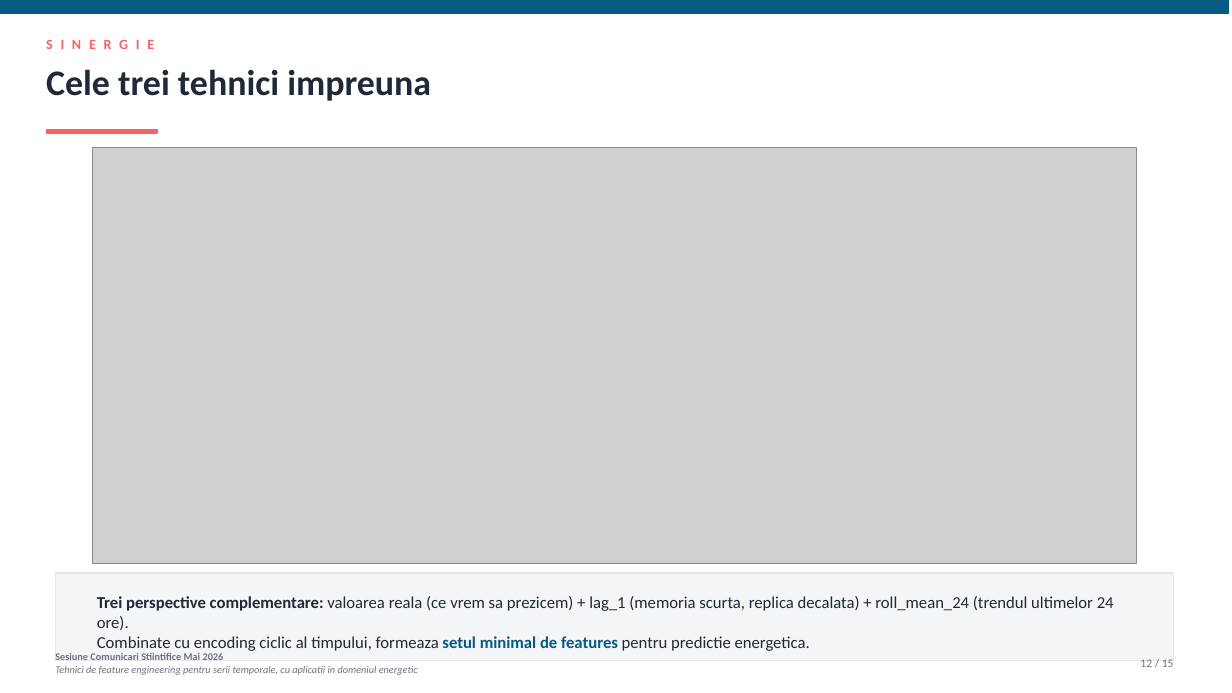
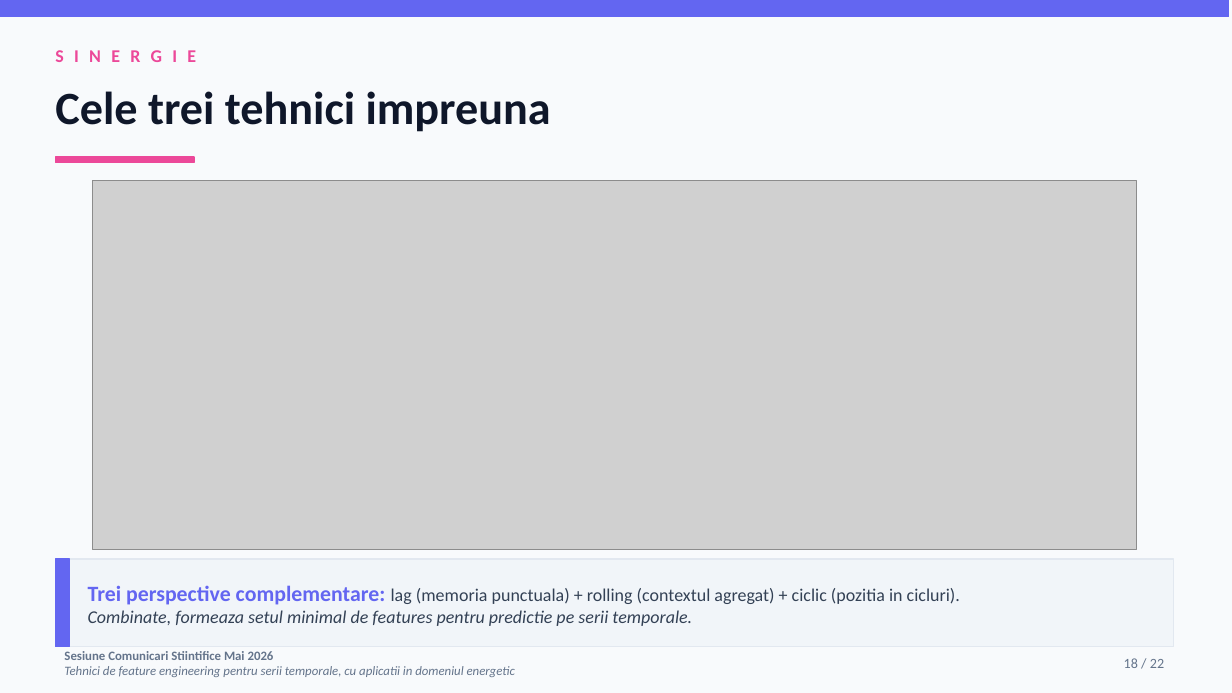
Before and after one commit to diana-nenu/Disertatie_AI_Platform, a slide deck: slide 18 of docs/SCSS/SCSS_FeatureEngineering_Diana_Nenu.pptx (slide 12 before the commit). Drawn at 1232x693 pixels with LibreOffice and Linux fonts; fonts in the diff are those of the drawing; grey boxes stand for pictures. Boxes give left, top, right and bottom in pixels: in the first picture for what was removed or moved away, otherwise in the second. Text is boxed around its words. In the diff, an @@ line names an element or a change of style, - is before the commit and + after.

Commit message:
SCSS pptx V2: rebuild complet - tema Modern Indigo, 22 slide-uri, animatii click
Refactorizare totala a prezentarii conform feedback-ului:

Structura noua (22 slide-uri vs 15):
* slide 1: titlu modern cu forme decorative
* slide 2: context lucrare cu 3 cifre evidentiate
* slide 3-5: cate un slide dedicat fiecarui set de date, cu 3 carduri
  per slide (Ce contine / La ce ne ajuta / Cum contribuie la scopul final)
  - explica concret semantica fiecarui set
* slide 6: diagrama lant Cerere -> Pret -> Oferta (de ce 3 seturi)
* slide 7: Problema 1 - datele brute (timestamp, valoare) sunt inutilizabile
* slide 8: Problema 2 - 4 pattern-uri ascunse (sezonalitate orara, ciclu
  saptamanal, autoregresivitate, trend/volatilitate)
* slide 9: Problema 3 - capcanele subtile (discontinuitati, data leakage)
* slide 10: cele 3 tehnici - overview
* slide 11-13: Tehnica 1 (Encoding ciclic) - 3 slide-uri (problema, sin/cos
  basics, solutia cerc orelor)
* slide 14-15: Tehnica 2 (Lag features) - autoregresivitate teorie + aplicare
* slide 16-17: Tehnica 3 (Rolling) - introducere + capcana shift(1)
* slide 18: cele 3 tehnici impreuna - sinergie
* slide 19: validare empirica - tabel 7 modele
* slide 20-21: concluzii pe 2 slide-uri
* slide 22: multumesc + 3 idei de retinut

Schimbari de design (cf. feedback):
* Tema noua 'Modern Indigo & Pink' (indigo 950/700/500/300 + pink 500 +
  amber accent) - inlocuieste vechea paleta Ocean Gradient
* Fonturi cu 25-30% mai mari peste tot (titluri 36pt, body 14-17pt vs 11-13)
* Hyperlinks/butoane 'Demonstreaza live' SCOASE complet (cf. cerere)
* Animatii fade-in pe click pentru blocurile principale - apar pe rand
  cand utilizatorul apasa Enter in modul Slideshow (max 8 per slide)
* Tranzitii FADE pastrate intre slide-uri
* GIF-urile animate (cerc ore, AR phi, shift1) pastrate

Toate cele 22 slide-uri rulate cu nbclient OK.

```diff
--- a/docs/SCSS/SCSS_FeatureEngineering_Diana_Nenu.pptx
+++ b/docs/SCSS/SCSS_FeatureEngineering_Diana_Nenu.pptx
@@ background #FFFFFF to #F8FAFC @@
@@ rectangle at [0,0,1229,17]: fill #065A82 to #6366F1; outline #065A82 1 pt to #6366F1 1 pt @@
@@ text "SINERGIE": place and size @@
-text "SINERGIE" at [46,28,1183,60]
+text "SINERGIE" at [55,37,1174,74]
@@ text "SINERGIE" at [55,37,1174,74]: size 11 to 14 pt, text colour #F96167 to #EC4899, letter spacing 6 to 8 pt @@
@@ text "Cele trei tehnici impreuna": place and size @@
-text "Cele trei tehnici impreuna" at [46,69,431,101]
+text "Cele trei tehnici impreuna" at [55,91,551,132]
@@ text "Cele trei tehnici impreuna" at [55,91,551,132]: size 28 to 36 pt, text colour #1F2937 to #0F172A @@
@@ rectangle: place and size @@
-rectangle at [46,129,157,133]
+rectangle at [55,157,194,163]
@@ rectangle at [55,157,194,163]: fill #F96167 to #EC4899; outline #F96167 1 pt to #EC4899 1 pt @@
@@ picture: place and size @@
-picture at [92,148,1137,564]
+picture at [92,180,1137,550]
@@ rectangle: place and size @@
-rectangle at [55,573,1174,661]
+rectangle at [55,559,1174,647]
@@ rectangle at [55,559,1174,647]: fill #F4F5F7 to #F1F5F9; outline #E5E7EB 1 pt to #E2E8F0 1 pt @@
@@ rectangle added at [55,559,69,647], fill #6366F1, outline #6366F1 1 pt @@
@@ text at [88,585,960,626]: text changed; size 13 to 14 pt; text colour #1F2937 to #334155 @@
-Trei perspective complementare: valoarea reala (ce vrem sa prezicem) + lag_1 (memoria scurta, replica decalata) + roll_mean_24 (trendul ultimelor 24 ore).
-Combinate cu encoding ciclic al timpului, formeaza setul minimal de features pentru predictie energetica.
+Trei perspective complementare: lag (memoria punctuala) + rolling (contextul agregat) + ciclic (pozitia in cicluri).
+Combinate, formeaza setul minimal de features pentru predictie pe serii temporale.
@@ text "Sesiune Comunicari Stiintifice Mai 2026": place and size @@
-text "Sesiune Comunicari Stiintifice Mai 2026" at [55,653,418,675]
+text "Sesiune Comunicari Stiintifice Mai 2026" at [64,651,515,677]
@@ text "Sesiune Comunicari Stiintifice Mai 2026" at [64,651,515,677]: size 8 to 10 pt, text colour #6B7280 to #64748B @@
@@ text added at [1124,658,1164,668], 11 pt, text #64748B @@
+18 / 22
@@ text removed at [1140,659,1174,667] @@
-12 / 15
```
Also in this commit, not shown: 5 other slides changed, 16 slides added, 9 slides removed.
